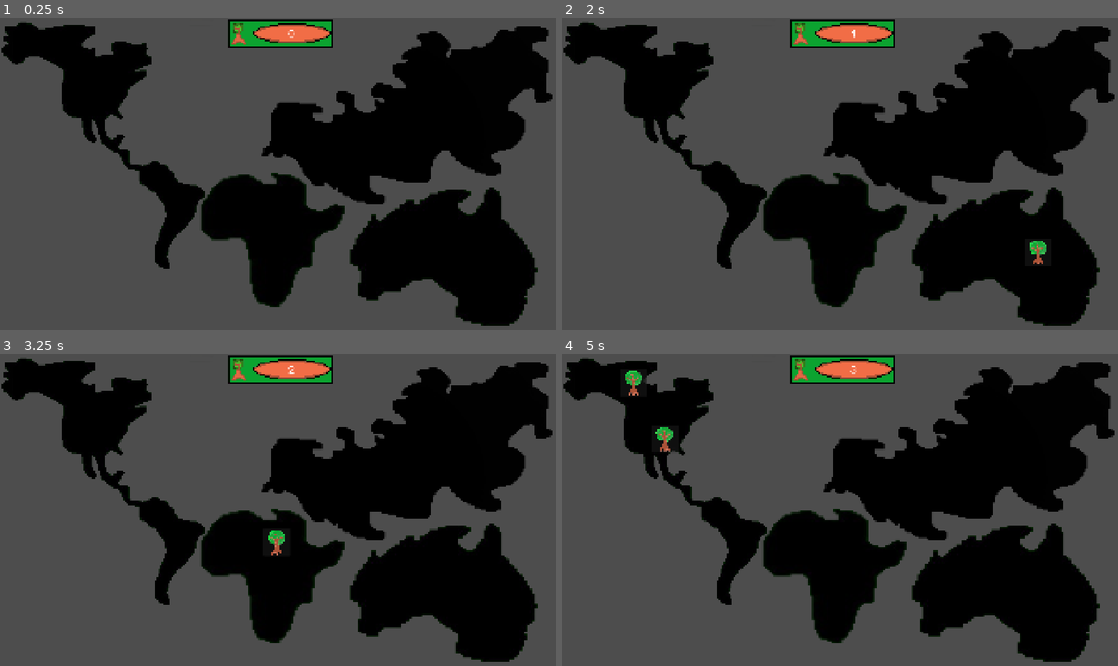
Above: before the commit, frames 1-4 (two rows, left to right).
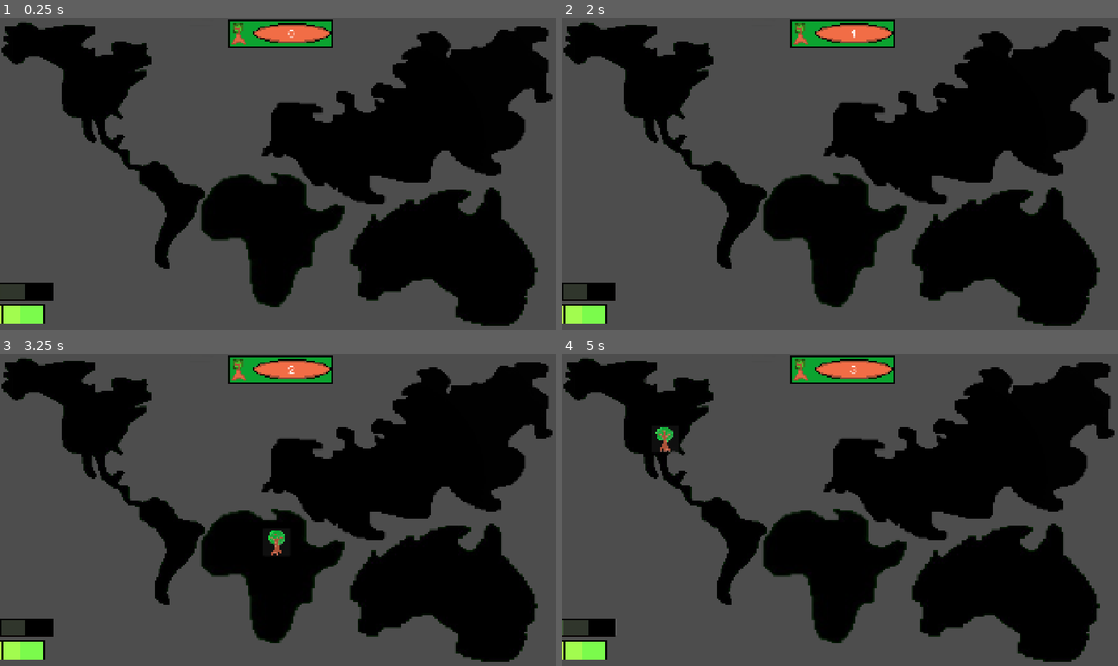
Above: after the commit, the same moments.

Repository: razsgriz/NatureStrikesBack
Game: Godot game, scene res://main.tscn
Same seed, same stepped clock (60 frames per second), same inputs: the game is played once before the commit and once after it.
Inputs (mouse positions are in pixels of both pictures, inside the frame that each line leads up to):
- Up to frame 1 (0.25 s): no input
- Up to frame 2 (2 s): tap Enter at 0.5 s; click (817, 214) at 1.25 s
- Up to frame 3 (3.25 s): click (478, 588) at 2 s; tap Space at 2.75 s
- Up to frame 4 (5 s): click (840, 541) at 3.5 s

The runs differ from the first frame. In frame 1, 1.1% of the frame differs, in the area x 0-10%, y 84-98%; in frame 2, 1.2%, in the area x 0-88%, y 71-98%; in frame 3, 1.1%; in frame 4, 1.2%.

Commit message:
Added greenness bar and human bar

Diff:
--- /dev/null
+++ b/green_bar.gd
@@ -0,0 +1,11 @@
+extends Sprite2D
+
+
+# Called when the node enters the scene tree for the first time.
+func _ready() -> void:
+	position = Vector2(-960, 400)
+
+
+# Called every frame. 'delta' is the elapsed time since the previous frame.
+func _process(delta: float) -> void:
+	print(str(PlayerData.greenness))
--- a/main.gd
+++ b/main.gd
@@ -1,11 +1,10 @@
 extends Node
 
-@onready var treeIncome = $player_data.get("treeIncome")
 signal tree_pressed(new_amount: int)
 
 @export var trees = 1
 func _ready():
-	$ui/treeAmount.text = str(treeIncome)
+	$ui/treeAmount.text = str(PlayerData.treeIncome)
 	var treeSpawner = $TreeSpawner
 
 
@@ -43,8 +42,9 @@
 	treeNode.pressed.connect(
 		func() -> void:
 			treeNode.hide()
-			treeIncome += 1
-			$ui/treeAmount.text = str(treeIncome)
+			PlayerData.treeIncome += 1
+			$green_bar.position += Vector2(1.78, 0)
+			$ui/treeAmount.text = str(PlayerData.treeIncome)
 
 	)
 	#treeNode.add_child(claimTree)
@@ -64,6 +64,6 @@
 	treeNode.queue_free()
 
 func _on_claim_tree_pressed() -> void:
-	tree_pressed.emit(treeIncome)
+	tree_pressed.emit(PlayerData.treeIncome)
 	print("thingy")
 	$ui/treeAmount.text = str($player_data.get("treeIncome"))
--- a/main.tscn
+++ b/main.tscn
@@ -7,6 +7,9 @@
 [ext_resource type="Texture2D" uid="uid://dwkqf3njkhl5q" path="res://assets/waka waka (africa).png" id="6_5vw27"]
 [ext_resource type="PackedScene" uid="uid://d2wl2u53banj7" path="res://ui.tscn" id="6_7mycd"]
 [ext_resource type="Script" uid="uid://bem72idfq5g18" path="res://player_data.gd" id="7_272bh"]
+[ext_resource type="Texture2D" uid="uid://4qwq20ve8gsd" path="res://assets/green_bar.png" id="8_5vw27"]
+[ext_resource type="Script" uid="uid://b3efnvq0boowl" path="res://green_bar.gd" id="9_4c57u"]
+[ext_resource type="Texture2D" uid="uid://bf57wpao4gde5" path="res://assets/human_bar.jpeg" id="9_kek77"]
 
 [sub_resource type="GDScript" id="GDScript_0xm2m"]
 script/source = "extends Timer
@@ -72,5 +75,18 @@
 [node name="player_data" type="Node2D" parent="." unique_id=2074780632]
 script = ExtResource("7_272bh")
 
+[node name="green_bar" type="Sprite2D" parent="." unique_id=1777256827]
+position = Vector2(-960, 400)
+rotation = 3.1415927
+scale = Vector2(0.2, 0.2)
+texture = ExtResource("8_5vw27")
+script = ExtResource("9_4c57u")
+
+[node name="human_bar" type="Sprite2D" parent="." unique_id=1941302916]
+position = Vector2(-960, 484)
+rotation = 3.1415927
+scale = Vector2(0.2, 0.2)
+texture = ExtResource("9_kek77")
+
 [connection signal="timeout" from="TreeSpawner" to="." method="_on_tree_spawner_timeout"]
 [connection signal="timeout" from="EventGenerator" to="." method="_on_event_generator_timeout"]
--- a/player_data.gd
+++ b/player_data.gd
@@ -1,6 +1,11 @@
 extends Node2D
 
+
 var treeIncome = 0
+var greenness = 0
 
 func _on_claim_tree_pressed() -> void:
 	treeIncome += 1
+
+func _process(delta: float) -> void:
+	greenness += roundi(treeIncome / 100)
--- a/project.godot
+++ b/project.godot
@@ -14,6 +14,11 @@
 run/main_scene="uid://ba0r8jpc6yccp"
 config/features=PackedStringArray("4.7", "Forward Plus")
 config/icon="res://icon.png"
+
+[autoload]
+
+PlayerData="*uid://bem72idfq5g18"
+GreenBar="*uid://b3efnvq0boowl"
 
 [display]
 
Binary file added: assets/green_bar.png
Not shown, added: assets/green_bar.png.import
Binary file added: assets/human_bar.jpeg
Not shown, added: assets/human_bar.jpeg.import
Not shown, added: green_bar.gd.uid
